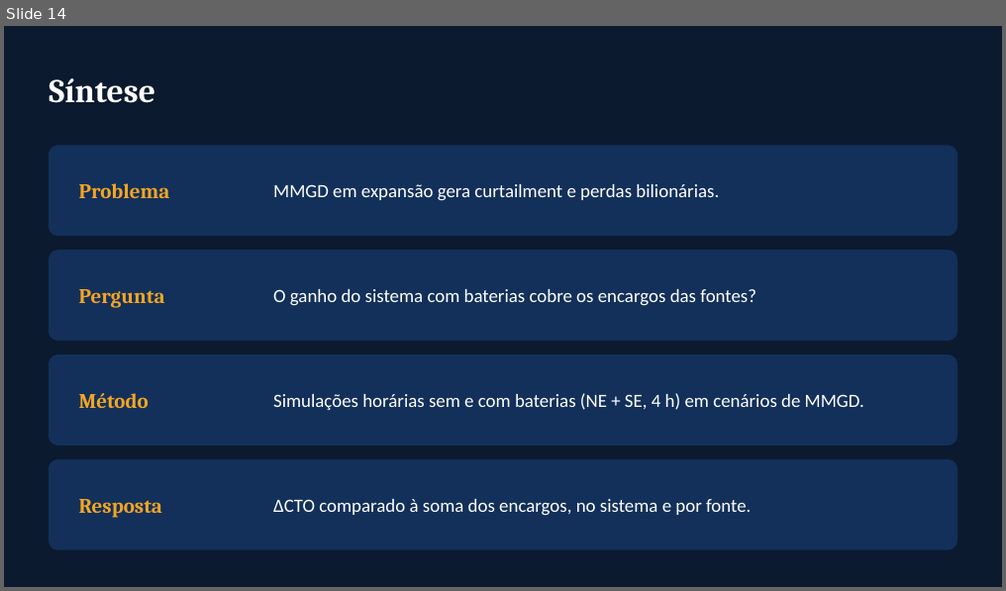
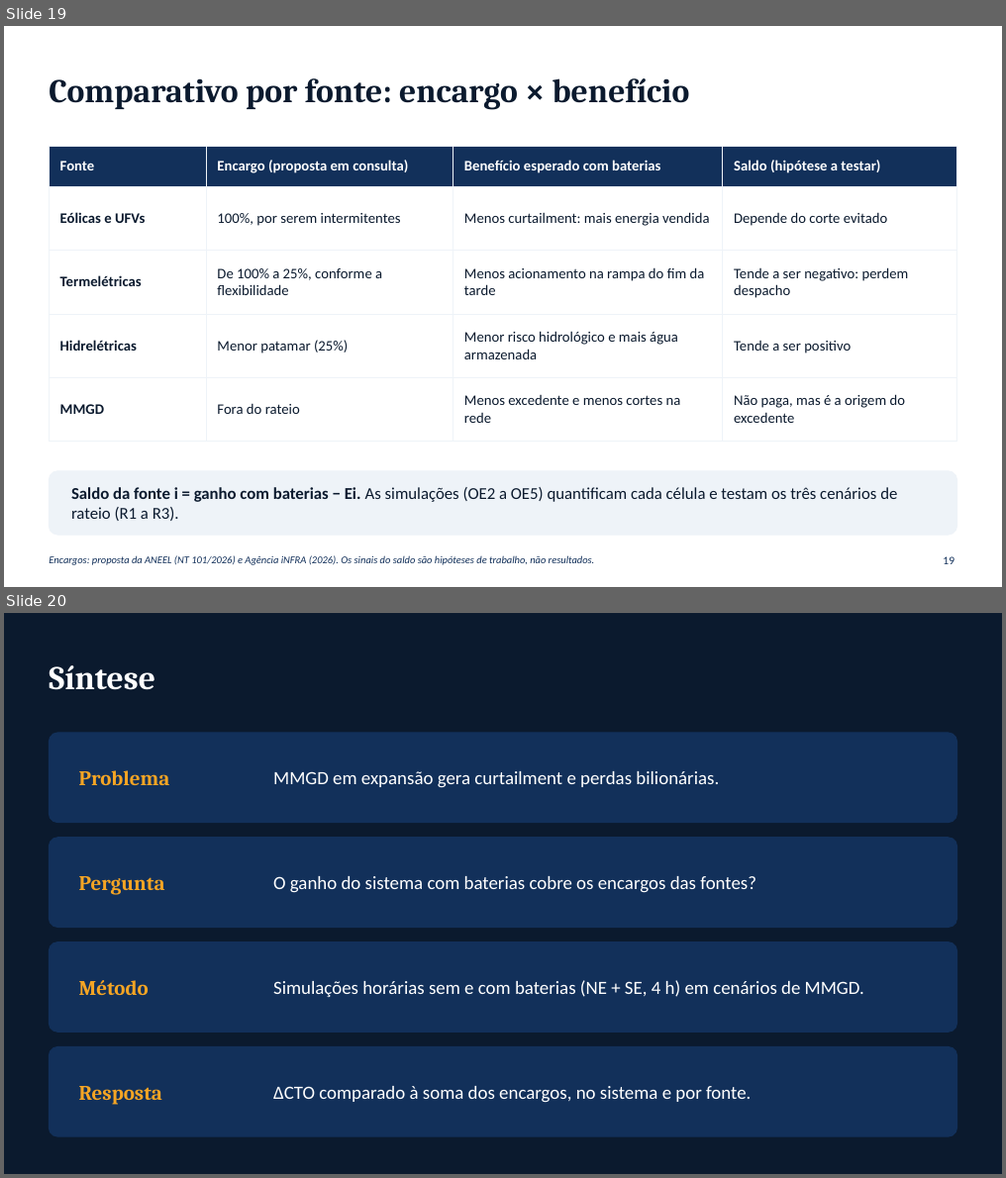
Before and after one commit to RonaldoSouza74/Instituto-de-Economia, a slide deck: Baterias_SIN_Economia_Setor_Eletrico_I.pptx. Shown one above the other, each under a label of ours: slide 14 before the commit, slides 19 and 20 after it. The pictures are 1006x591 and 1006x1178 pixels, drawn with LibreOffice and Linux fonts; fonts in the diff are those of the drawing. Boxes give left, top, right and bottom in pixels: in the first picture for what was removed or moved away, otherwise in the second. Text is boxed around its words. In the diff, an @@ line names an element or a change of style, - is before the commit and + after.

```diff
--- a/Baterias_SIN_Economia_Setor_Eletrico_I.pptx
+++ b/Baterias_SIN_Economia_Setor_Eletrico_I.pptx
@@ slide 19 added at (4, 26, 1002, 587), background #FFFFFF @@
@@ title added at (49, 78, 690, 110), 32 pt, text #0B1A2E, bold @@
+Comparativo por fonte: encargo × benefício
@@ table added at (49, 146, 957, 427), 5 rows, 4 columns @@
+Fonte | Encargo (proposta em consulta) | Benefício esperado com baterias | Saldo (hipótese a testar)
+Eólicas e UFVs | 100%, por serem intermitentes | Menos curtailment: mais energia vendida | Depende do corte evitado
+Termelétricas | De 100% a 25%, conforme a flexibilidade | Menos acionamento na rampa do fim da tarde | Tende a ser negativo: perdem despacho
+Hidrelétricas | Menor patamar (25%) | Menor risco hidrológico e mais água armazenada | Tende a ser positivo
+MMGD | Fora do rateio | Menos excedente e menos cortes na rede | Não paga, mas é a origem do excedente
@@ rounded rectangle added at (49, 472, 957, 535), fill #EEF3F8, outline #EEF3F8 1 pt @@
@@ text added at (71, 487, 897, 521), 16 pt, text #0B1A2E @@
+Saldo da fonte i = ganho com baterias − Ei. As simulações (OE2 a OE5) quantificam cada célula e testam os três cenários de rateio (R1 a R3).
@@ text added at (49, 556, 595, 566), 10 pt, text #12305A, italic @@
+Encargos: proposta da ANEEL (NT 101/2026) e Agência iNFRA (2026). Os sinais do saldo são hipóteses de trabalho, não resultados.
@@ page number added at (943, 557, 954, 565), 11 pt, text #12305A @@
+19
@@ what was slide 14 is now slide 20 @@
```
Also in this commit, not shown: 2 slides changed, 5 other slides added.
